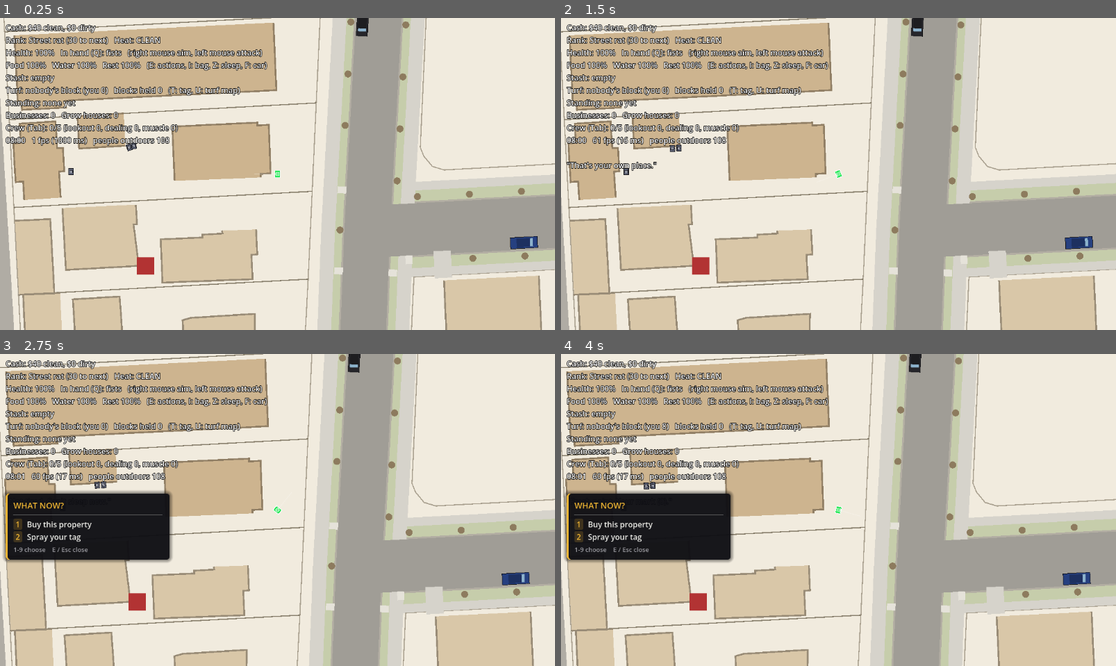
Above: before the commit, frames 1-4 (two rows, left to right).
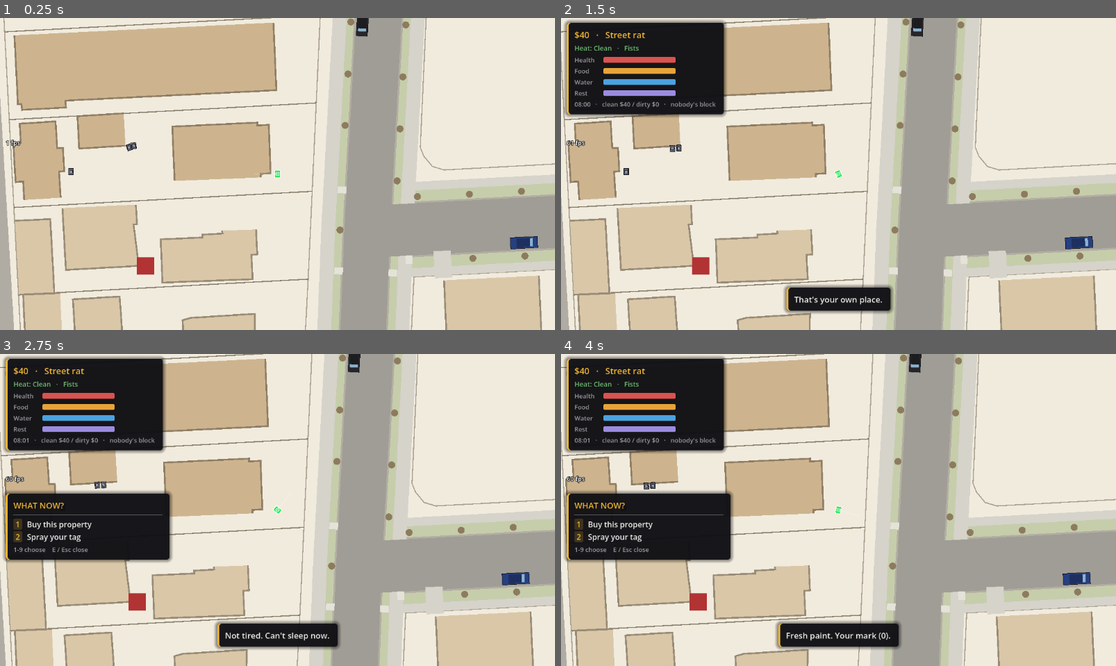
Above: after the commit, the same moments.

Repository: philippkasharov-bit/ganstoid
Game: Godot game, scene res://scenes/main.tscn
Same seed, same stepped clock (60 frames per second), same inputs: the game is played once before the commit and once after it.
Inputs (mouse positions are in pixels of both pictures, inside the frame that each line leads up to):
- Up to frame 1 (0.25 s): no input
- Up to frame 2 (1.5 s): tap Enter (ui_accept) at 0.5, 0.77 s; move the mouse to (960, 158) at 0.52 s; hold Right (ui_right) 0.53-1.25 s; right-click (960, 158) at 0.6 s; click (960, 158) at 0.8 s; drag from (727, 189) to (810, 236) at 1.27 s
- Up to frame 3 (2.75 s): move the mouse to (333, 441) at 2.02 s; hold Right (ui_right) from 2.03 s (still down); tap Z (sleep) at 2.1 s; click (333, 441) at 2.17 s; tap E (store) at 2.3 s
- Up to frame 4 (4 s): release Right (ui_right) at 2.75 s; drag from (810, 572) to (672, 463) at 2.77 s; tap Enter (ui_accept) at 3.5, 3.77 s; move the mouse to (1005, 556) at 3.52 s; hold Left (ui_left) from 3.53 s (still down); tap T (tag) at 3.6 s; click (1005, 556) at 3.67 s; right-click (1005, 556) at 3.8 s

The runs differ from the first frame. In frame 1, 4.5% of the frame differs, in the area x 0-49%, y 2-42%; in frame 2, 13%; in frame 3, 13%; in frame 4, 13%, in the area x 0-62%, y 0-95%.

Commit message:
UI2: status card and pop-up messages
- status card (top left): money and rank, heat (coloured by tier) and what's in hand, bars for health / food / water / rest, clock, clean/dirty split, whose block you're on
- street lines and results pop up bottom-centre for 4 s and fade (toast)
- old text HUD reduced to fps and 'working...' lines; crew/business/rank detail moved into the bag (I)
- shared UiPanel.card_style()

Co-Authored-By: Claude Opus 5.5 <noreply@anthropic.com>
Claude-Session: https://claude.ai/code/session_0181CUZ9xueroR9pN7WCQFBM

Diff:
--- a/core/render/hud.gd
+++ b/core/render/hud.gd
@@ -21,7 +21,7 @@
 func _ready() -> void:
 	_world = get_node(world_driver_path).world
 	position = Vector2(12, 8)
-	add_theme_font_size_override("font_size", 16)
+	add_theme_font_size_override("font_size", 13)
 	add_theme_color_override("font_outline_color", Color.BLACK)
 	add_theme_constant_override("outline_size", 4)
 	var roster := CrewRoster.new()  # batch 22: Tab toggles it
@@ -36,6 +36,13 @@
 	var menu := ActionMenu.new()      # UI1: E
 	get_parent().add_child.call_deferred(menu)
 	menu.setup(_world, Vector2(12, 290))
+	var card := StatusCard.new()      # UI2: bars and status
+	get_parent().add_child.call_deferred(card)
+	card.setup(_world)
+	var toast := Toast.new()          # UI2: pop-up lines
+	get_parent().add_child.call_deferred(toast)
+	toast.setup(_world)
+	position = Vector2(12, 250)
 
 func _process(delta: float) -> void:
 	if _world == null:
@@ -60,26 +67,13 @@
 	if npc.is_down:
 		text = "You are dead. The city goes on without you.\n\nPress Enter to start a new life."
 		return
-	text = "\n".join([
-		"Cash: $%d clean, $%d dirty" % [npc.cash - state.dirty_cash, state.dirty_cash],
-		"Rank: %s (%d to next)   Heat: %s" % [RankSystem.name_of(state.rank), RankSystem.to_next(_world, npc, state), GanstoidEnums.LawTier.keys()[state.law_tier]],
-		"Health: %d%%%s   In hand (Q): %s%s   (right mouse aim, left mouse attack)" % [roundi(npc.health * 100), "  BLEEDING (bandage: I)" if npc.bleeding else "", String(state.weapon), "  %d rounds" % state.ammo if state.weapon == &"pistol" else ""],
-		"Food %s   Water %s   Rest %s%s   (E: actions, I: bag, Z: sleep, F: car)" % [_need(npc.hunger), _need(npc.thirst), _need(npc.fatigue), "   ASLEEP..." if state.sleeping else ""],
-		"Stash: %s" % _format_inventory(state.inventory),
-		_turf_line(npc),
-		"Standing: %s" % _format_standing(state),
-		"Businesses: %d   Grow houses: %d" % [BusinessSystem.count_owned(_world), ProductionSystem.count_grow_houses(_world)],
-		"Crew (Tab): %d/%d (lookout %d, dealing %d, muscle %d%s)" % [state.crew_ids.size(), CrewSystem.MAX_CREW, CrewSystem.count_lookouts(_world, state), CrewSystem.count_role(_world, state, GanstoidEnums.CrewRole.DEALER), CrewSystem.count_role(_world, state, GanstoidEnums.CrewRole.MUSCLE), ", driver" if CrewSystem.count_role(_world, state, GanstoidEnums.CrewRole.DRIVER) > 0 else ""],
-	])
-	text += "\n%s   %d fps (%.0f ms)   people outdoors %d" % [_clock(), Engine.get_frames_per_second(), 1000.0 / maxf(Engine.get_frames_per_second(), 1.0), _outdoors()]
+	# UI2: the status card and toasts carry the game state; this line only
+	# keeps what has no home yet (a deal in progress) and a small fps readout.
+	text = "%d fps" % Engine.get_frames_per_second()
 	if not state.pending_deal.is_empty():
-		text += "\nDealing... %ds" % ceili(state.pending_deal["ticks_left"] / 60.0)
-	if state.message_serial != _seen_serial:
-		_seen_serial = state.message_serial
-		_message_time_left = MESSAGE_SECONDS
-	if _message_time_left > 0.0:
-		_message_time_left -= delta
-		text += "\n\n\"%s\"" % state.last_message
+		text += "   ·   Dealing... %ds" % ceili(state.pending_deal["ticks_left"] / 60.0)
+	if state.hotwire_id != &"" or state.burglary_id != &"":
+		text += "   ·   Working... stay put"
 
 func _clock() -> String:
 	var hours := SimClock.day_fraction(_world.tick) * 24.0
--- a/core/render/inventory_panel.gd
+++ b/core/render/inventory_panel.gd
@@ -21,4 +21,6 @@
 	if rows.is_empty():
 		rows.append(["", "Nothing. Stores sell food and water.", ""])
 	rows.append(["", "Skills: " + Skills.summary(state), ""])
+	rows.append(["", "Crew %d/%d (Tab)   ·   businesses %d   ·   labs %d" % [state.crew_ids.size(), CrewSystem.MAX_CREW, BusinessSystem.count_owned(_world), ProductionSystem.count_grow_houses(_world)], ""])
+	rows.append(["", "Rank: %s, %d points to the next" % [RankSystem.name_of(state.rank), RankSystem.to_next(_world, _world.entities[PlayerFactory.PLAYER_ENTITY_ID].get_component(ComponentNames.NPC), state)], ""])
 	show_panel("Bag", rows, "1-9 use    I / Esc close")
--- /dev/null
+++ b/core/render/status_card.gd
@@ -0,0 +1,93 @@
+## UI2: the always-on status card (top left): money, rank, heat, what is in
+## your hand, four bars (health, food, water, rest), turf and clock. Read-only.
+class_name StatusCard
+extends PanelContainer
+
+const BAR_W := 150.0
+const HEAT_COLORS := [Color("6fbf73"), Color("e8c547"), Color("e8913a"), Color("e0533d"), Color("b0203a")]
+var _world: World
+var _top := Label.new()
+var _mid := Label.new()
+var _bars := {}
+var _bottom := Label.new()
+var _left := 0.0
+
+func setup(world: World) -> void:
+	_world = world
+	position = Vector2(12, 10)
+	add_theme_stylebox_override("panel", UiPanel.card_style())
+	var box := VBoxContainer.new()
+	box.add_theme_constant_override("separation", 5)
+	add_child(box)
+	for l in [_top, _mid, _bottom]:
+		l.add_theme_color_override("font_color", UiPanel.TEXT)
+	_top.add_theme_font_size_override("font_size", 18)
+	_mid.add_theme_font_size_override("font_size", 14)
+	_bottom.add_theme_font_size_override("font_size", 13)
+	_bottom.add_theme_color_override("font_color", UiPanel.DIM)
+	box.add_child(_top)
+	box.add_child(_mid)
+	for need in [["health", "Health", Color("d9534f")], ["hunger", "Food", Color("e8a33a")], ["thirst", "Water", Color("4aa3df")], ["fatigue", "Rest", Color("9b8ce0")]]:
+		box.add_child(_bar_row(need[0], need[1], need[2]))
+	box.add_child(_bottom)
+	visible = false
+
+func _bar_row(key: String, label: String, col: Color) -> Control:
+	var row := HBoxContainer.new()
+	var name := Label.new()
+	name.text = label
+	name.custom_minimum_size = Vector2(56, 0)
+	name.add_theme_font_size_override("font_size", 13)
+	name.add_theme_color_override("font_color", UiPanel.DIM)
+	var bar := ProgressBar.new()
+	bar.custom_minimum_size = Vector2(BAR_W, 12)
+	bar.show_percentage = false
+	bar.max_value = 1.0
+	var bg := StyleBoxFlat.new()
+	bg.bg_color = Color(1, 1, 1, 0.08)
+	bg.set_corner_radius_all(3)
+	var fill := StyleBoxFlat.new()
+	fill.bg_color = col
+	fill.set_corner_radius_all(3)
+	bar.add_theme_stylebox_override("background", bg)
+	bar.add_theme_stylebox_override("fill", fill)
+	bar.size_flags_vertical = Control.SIZE_SHRINK_CENTER
+	row.add_child(name)
+	row.add_child(bar)
+	_bars[key] = bar
+	return row
+
+func _process(delta: float) -> void:
+	_left -= delta
+	if _world == null or _left > 0.0:
+		return
+	_left = 0.25
+	var player: Entity = _world.entities.get(PlayerFactory.PLAYER_ENTITY_ID)
+	var ready := SimNav.active != null and SimNav.active.is_ready()
+	visible = player != null and ready and not player.get_component(ComponentNames.NPC).is_down
+	if not visible:
+		return
+	var npc: NPCData = player.get_component(ComponentNames.NPC)
+	var state: PlayerStateData = player.get_component(ComponentNames.PLAYER_STATE)
+	_top.text = "$%d   ·   %s" % [npc.cash, RankSystem.name_of(state.rank)]
+	_top.add_theme_color_override("font_color", UiPanel.ACCENT)
+	var heat := clampi(state.law_tier, 0, HEAT_COLORS.size() - 1)
+	_mid.text = "Heat: %s   ·   %s%s%s" % [String(GanstoidEnums.LawTier.keys()[state.law_tier]).capitalize(), String(state.weapon).capitalize(), " (%d)" % state.ammo if state.weapon == &"pistol" else "", "   ·   BLEEDING" if npc.bleeding else ""]
+	_mid.add_theme_color_override("font_color", HEAT_COLORS[heat] if not npc.bleeding else Color("e0533d"))
+	for key in _bars:
+		_bars[key].value = npc.get(key)
+	var hours := SimClock.day_fraction(_world.tick) * 24.0
+	var clean := npc.cash - state.dirty_cash
+	_bottom.text = "%02d:%02d%s   ·   clean $%d / dirty $%d   ·   %s" % [int(hours), int(fmod(hours, 1.0) * 60.0), "  (asleep)" if state.sleeping else "", clean, state.dirty_cash, _turf(npc)]
+
+func _turf(npc: NPCData) -> String:
+	var t := TerritorySystem.data(_world)
+	if t == null:
+		return ""
+	var owner := TerritorySystem.controller(t, TerritoryData.cell_of(npc.position))
+	if owner == &"":
+		return "nobody's block"
+	if owner == TerritorySystem.PLAYER:
+		return "YOUR block"
+	var e: Entity = _world.entities.get(owner)
+	return (e.get_component(ComponentNames.GANG).display_name if e != null else String(owner)) + " turf"
--- /dev/null
+++ b/core/render/toast.gd
@@ -0,0 +1,34 @@
+## UI2: street lines and results as a short pop-up at the bottom centre
+## (replaces the text tacked onto the old HUD). Read-only.
+class_name Toast
+extends PanelContainer
+
+const SECONDS := 4.0
+var _world: World
+var _label := Label.new()
+var _seen := 0
+var _left := 0.0
+
+func setup(world: World) -> void:
+	_world = world
+	add_theme_stylebox_override("panel", UiPanel.card_style())
+	_label.add_theme_font_size_override("font_size", 17)
+	_label.add_theme_color_override("font_color", UiPanel.TEXT)
+	add_child(_label)
+	visible = false
+
+func _process(delta: float) -> void:
+	var player: Entity = _world.entities.get(PlayerFactory.PLAYER_ENTITY_ID) if _world != null else null
+	if player == null:
+		return
+	var state: PlayerStateData = player.get_component(ComponentNames.PLAYER_STATE)
+	if state.message_serial != _seen:
+		_seen = state.message_serial
+		_label.text = state.last_message
+		_left = SECONDS
+		reset_size()
+	_left -= delta
+	visible = _left > 0.0
+	modulate.a = clampf(_left / 0.4, 0.0, 1.0)   # fades out over the last moment
+	var view := get_viewport_rect().size
+	position = Vector2((view.x - size.x) * 0.5, view.y - size.y - 40.0)
--- a/core/render/ui_panel.gd
+++ b/core/render/ui_panel.gd
@@ -19,18 +19,7 @@
 	_world = world
 	position = at
 	custom_minimum_size = Vector2(340, 0)
-	var style := StyleBoxFlat.new()
-	style.bg_color = BG
-	style.border_color = ACCENT
-	style.border_width_left = 4
-	style.set_corner_radius_all(6)
-	style.content_margin_left = 16
-	style.content_margin_right = 16
-	style.content_margin_top = 12
-	style.content_margin_bottom = 12
-	style.shadow_color = Color(0, 0, 0, 0.45)
-	style.shadow_size = 8
-	add_theme_stylebox_override("panel", style)
+	add_theme_stylebox_override("panel", card_style())
 	var box := VBoxContainer.new()
 	box.add_theme_constant_override("separation", 6)
 	add_child(box)
@@ -44,6 +33,21 @@
 	_footer.add_theme_color_override("font_color", DIM)
 	box.add_child(_footer)
 	visible = false
+
+## The shared card look (also used by the status card and toasts).
+static func card_style() -> StyleBoxFlat:
+	var style := StyleBoxFlat.new()
+	style.bg_color = BG
+	style.border_color = ACCENT
+	style.border_width_left = 4
+	style.set_corner_radius_all(6)
+	style.content_margin_left = 16
+	style.content_margin_right = 16
+	style.content_margin_top = 12
+	style.content_margin_bottom = 12
+	style.shadow_color = Color(0, 0, 0, 0.45)
+	style.shadow_size = 8
+	return style
 
 func _process(_delta: float) -> void:
 	if _world != null:
Not shown, added: core/render/status_card.gd.uid
Not shown, added: core/render/toast.gd.uid
